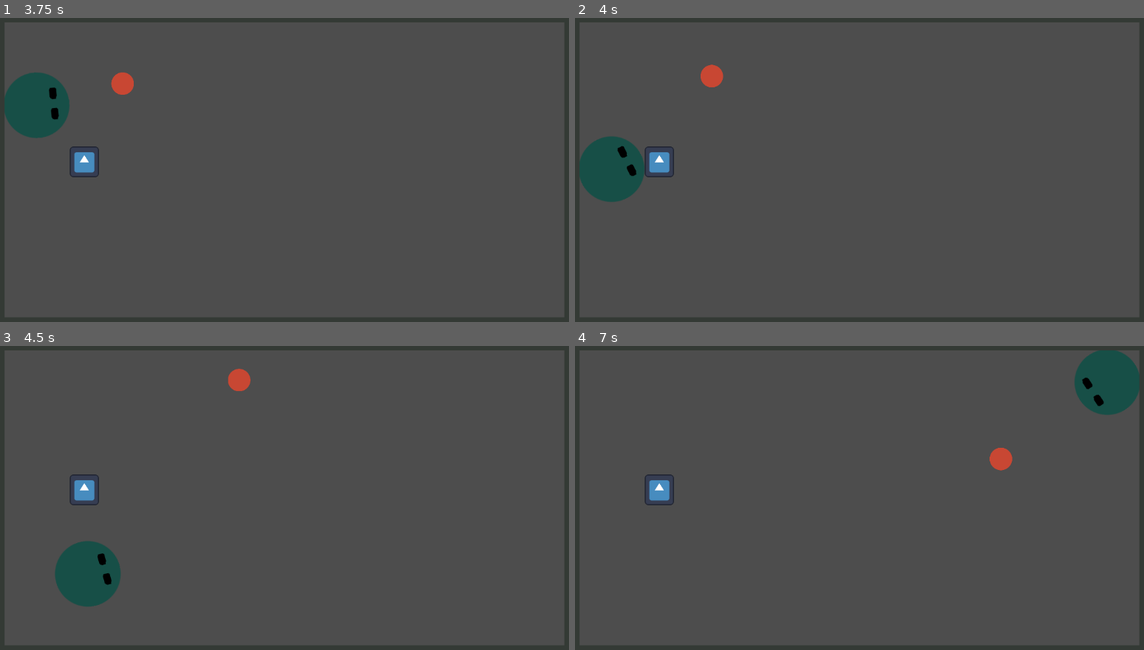
Above: before the commit, frames 1-4 (two rows, left to right).
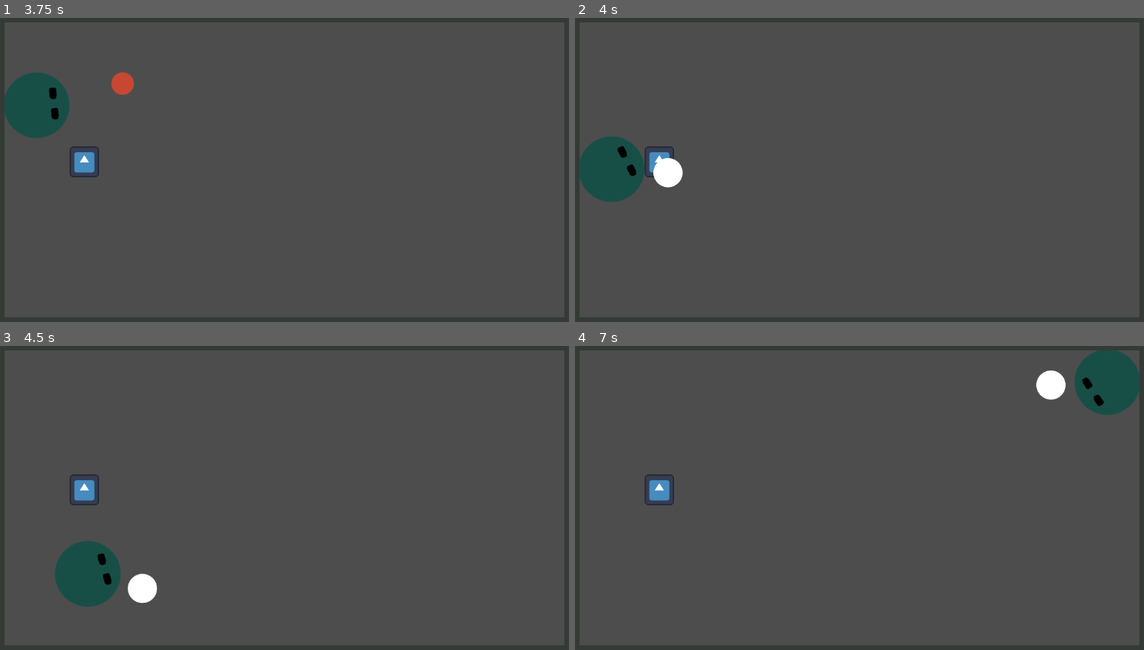
Above: after the commit, the same moments.

Repository: ArcticGizmo/dodgeball
Game: Godot game, scene res://scenes/levels/level.tscn
The game is run twice, just before and just after one commit, with the same random seed, the same clock (stepped at 60 frames per second) and the same inputs. The engine's default icon, where the game draws it, is replaced by a stand-in: a white triangle on a blue panel in a dark square.
Inputs (mouse positions are in pixels of both pictures, inside the frame that each line leads up to):
- Up to frame 1 (3.75 s): move the mouse to (250, 239) at 0.52 s; hold W (up) 0.53-2.03 s; click (250, 239) at 0.6 s; right-click (250, 239) at 0.8 s; move the mouse to (460, 221) at 1.27 s; right-click (460, 221) at 1.35 s; click (460, 221) at 1.55 s; move the mouse to (102, 124) at 2.02 s; hold A (left) 2.03-3.53 s; click (102, 124) at 2.1 s; right-click (102, 124) at 2.3 s; move the mouse to (312, 173) at 2.77 s; right-click (312, 173) at 2.85 s; click (312, 173) at 3.05 s; move the mouse to (193, 90) at 3.52 s; hold S (down) from 3.53 s (still down); click (193, 90) at 3.6 s
- Up to frame 2 (4 s): keep holding S (down); right-click (768, 90) at 3.8 s
- Up to frame 3 (4.5 s): move the mouse to (409, 482) at 4.27 s; release S (down) at 4.28 s; hold D (right) from 4.28 s (still down); right-click (409, 482) at 4.35 s
- Up to frame 4 (7 s): click (984, 482) at 4.55 s; move the mouse to (740, 516) at 5.02 s; release D (right) at 5.03 s; hold W (up) 5.03-5.78 s; click (740, 516) at 5.1 s; right-click (740, 516) at 5.3 s; move the mouse to (916, 428) at 5.77 s; hold D (right) from 5.78 s (still down); right-click (916, 428) at 5.85 s; click (916, 428) at 6.05 s; move the mouse to (825, 567) at 6.52 s; click (825, 567) at 6.6 s; right-click (825, 567) at 6.8 s

Frame 1 is identical in both runs. In frame 2, 0.6% of the frame differs, in the area x 13-27%, y 15-56%; in frame 3, 0.6%; in frame 4, 0.6%, in the area x 72-87%, y 8-42%.
Error before the commit: Parse Error: Expected indented block after function declaration. (res://scenes/projectiles/ball.gd:5)

Commit message:
ability to catch and re-throw the ball

Diff:
--- a/scenes/levels/level.tscn
+++ b/scenes/levels/level.tscn
@@ -21,7 +21,6 @@
 
 [node name="ball" parent="Projectiles" instance=ExtResource("4_nq2sh")]
 position = Vector2(391, 150)
-max_speed = null
 
 [node name="Walls" type="Node" parent="."]
 
--- a/scenes/player/player.gd
+++ b/scenes/player/player.gd
@@ -1,7 +1,16 @@
 extends CharacterBody2D
 
 @export var max_speed: int = 500;
+@export var return_bonus_speed_factor: float = 1.5
 var speed: int = max_speed;
+
+const ballTemplate: PackedScene = preload("res://scenes/projectiles/ball.tscn")
+var ballHeld: bool = false
+var ballParent: Node
+var ballCaughtSpeed: float
+
+func _ready():
+	$HeldItemSprite.visible = false
 
 func _process(_delta):
 	# Movement
@@ -11,9 +20,13 @@
 	# Point towards mouse
 	look_at(get_global_mouse_position())
 
+	# Handle catching the ball
 	if Input.is_action_just_pressed("secondary"):
 		handle_catchable_projectile()
-		$CatchArea.get_overlapping_areas()
+
+	if Input.is_action_just_pressed("primary") and ballHeld:
+		throw_ball()
+
 
 func handle_catchable_projectile():
 	# TODO: might want to replace with enter/exit signals later on for performance
@@ -23,10 +36,35 @@
 	if len(bodies) == 0:
 		return
 
+	print("caught")
+
+
 	var projectile = bodies[0] as RigidBody2D;
+	ballCaughtSpeed = projectile.linear_velocity.length()
+	ballParent = projectile.get_parent()
+	projectile.queue_free()
+	ballHeld = true
+	$HeldItemSprite.visible = true
 
-	# send in direction player is pointing in, with more speed
-	projectile.linear_velocity = get_player_direction_as_vector() * projectile.linear_velocity.length() * 1.25
+	# start bonus speed timer
+	$ReturnBonusSpeedTimer.start()
+
+
+func throw_ball():
+	$HeldItemSprite.visible = false
+
+	var ball = ballTemplate.instantiate()
+	ballParent.add_child(ball)
+
+	ball.global_position = $ThrowFromMarker.global_position
+
+	ball.linear_velocity = get_player_direction_as_vector() * ballCaughtSpeed
+	if ($ReturnBonusSpeedTimer.time_left > 0):
+		ball.linear_velocity *= return_bonus_speed_factor
+
+	ballHeld = false
+	ballParent = null
+
 
 func get_player_direction_as_vector():
 	return (get_global_mouse_position() - position).normalized()
--- a/scenes/player/player.tscn
+++ b/scenes/player/player.tscn
@@ -1,31 +1,46 @@
-[gd_scene load_steps=5 format=3 uid="uid://dbtj6t5f2hplo"]
+[gd_scene load_steps=6 format=3 uid="uid://dbtj6t5f2hplo"]
 
 [ext_resource type="Script" path="res://scenes/player/player.gd" id="1_5yecs"]
 [ext_resource type="Texture2D" uid="uid://bwpt4087gmdfu" path="res://graphics/projectiles/player.png" id="2_y77wv"]
+[ext_resource type="Texture2D" uid="uid://ghh02tewjbgp" path="res://graphics/projectiles/ball.png" id="3_rpav3"]
+
+[sub_resource type="RectangleShape2D" id="RectangleShape2D_uj1qj"]
+size = Vector2(110, 200)
 
 [sub_resource type="CircleShape2D" id="CircleShape2D_3rsjb"]
 radius = 62.0
 
-[sub_resource type="RectangleShape2D" id="RectangleShape2D_uj1qj"]
-size = Vector2(110, 200)
-
 [node name="player" type="CharacterBody2D"]
 script = ExtResource("1_5yecs")
-
-[node name="BodyCollisionShape" type="CollisionShape2D" parent="."]
-shape = SubResource("CircleShape2D_3rsjb")
-
-[node name="Sprite2D" type="Sprite2D" parent="."]
-self_modulate = Color(0.0901961, 0.309804, 0.278431, 1)
-rotation = -1.5708
-texture = ExtResource("2_y77wv")
 
 [node name="CatchArea" type="Area2D" parent="."]
 collision_layer = 8
 collision_mask = 2
+metadata/_edit_lock_ = true
 
 [node name="CatchCollisionShape" type="CollisionShape2D" parent="CatchArea"]
 visibility_layer = 3
 position = Vector2(80, 0)
 shape = SubResource("RectangleShape2D_uj1qj")
 debug_color = Color(0.376471, 0.580392, 0.560784, 0.419608)
+metadata/_edit_lock_ = true
+
+[node name="BodyCollisionShape" type="CollisionShape2D" parent="."]
+shape = SubResource("CircleShape2D_3rsjb")
+
+[node name="PlayerSprite" type="Sprite2D" parent="."]
+self_modulate = Color(0.0901961, 0.309804, 0.278431, 1)
+rotation = -1.5708
+texture = ExtResource("2_y77wv")
+
+[node name="HeldItemSprite" type="Sprite2D" parent="."]
+visible = false
+position = Vector2(95, 56)
+scale = Vector2(0.445313, 0.445313)
+texture = ExtResource("3_rpav3")
+
+[node name="ThrowFromMarker" type="Marker2D" parent="."]
+position = Vector2(95, 57)
+
+[node name="ReturnBonusSpeedTimer" type="Timer" parent="."]
+one_shot = true
--- a/scenes/projectiles/ball.gd
+++ b/scenes/projectiles/ball.gd
@@ -3,7 +3,7 @@
 @export var max_speed: int = 500
 
 func _process(_delta):
-
+	pass
 	# limit max speed
 #	if linear_velocity.length() > max_speed:
 #		linear_velocity = linear_velocity.normalized() * max_speed
--- a/scenes/projectiles/ball.tscn
+++ b/scenes/projectiles/ball.tscn
@@ -17,7 +17,6 @@
 gravity_scale = 0.0
 linear_velocity = Vector2(500, 0)
 script = ExtResource("1_kri0c")
-max_speed = null
 
 [node name="CollisionShape2D" type="CollisionShape2D" parent="."]
 shape = SubResource("CircleShape2D_1js1r")
Not shown, changed: TODO.md
